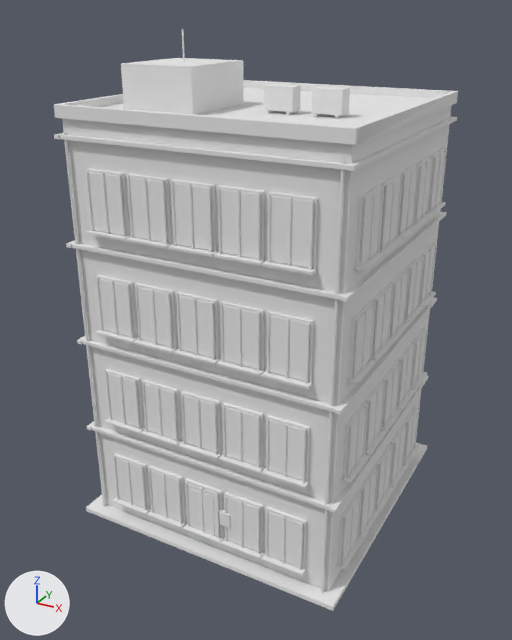
An edit to the OBJ model App/assets/buildings/commercial/office_001.obj, drawn before and after from the same camera.
Rendered twice from a camera (50 mm lens) standing at (9.56, -18.25, 15.06) and looking at (-0.15, -0.6, 6.24). The axes (+X, +Y, +Z) are drawn at lower left. The lights are the same throughout. The picture after the commit comes second. Where no turn or scale is listed for an object, it has been applied to the vertices. Vertices at exactly the same position are counted once.

The first picture shows 'office_001'.
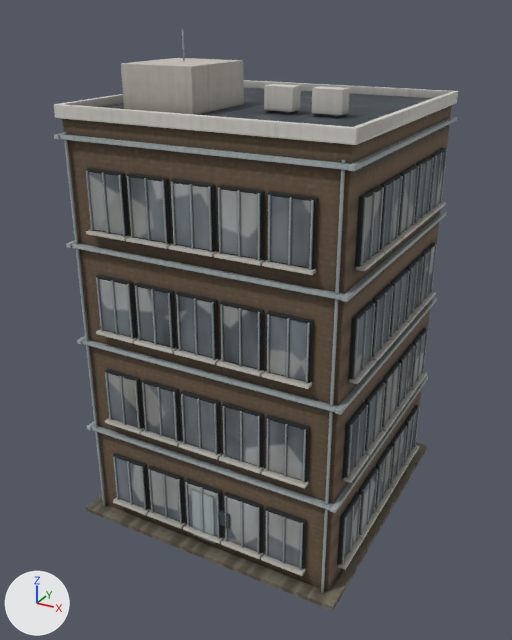
Patch to the scene script:
```diff
--- a/App/assets/buildings/commercial/office_001.obj.py
+++ b/App/assets/buildings/commercial/office_001.obj.py
@@ img_office_003_diffuse_png @@
+img_office_003_diffuse_png = load_image('office_003_diffuse.png', 'office_003_diffuse.png', 2048, 2048, 'sRGB')
@@ mat_office_003_baked @@
 mat_office_003_baked = principled_material('office_003_baked')
-mat_office_003_baked.base_color = (0.8, 0.8, 0.8)  # white #e7e7e7
-mat_office_003_baked.roughness = 1.0
+mat_office_003_baked.texture = img_office_003_diffuse_png
+mat_office_003_baked.roughness = 0.89
@@ me_office_001 @@
 me_office_001.from_pydata(...)  # 13010 vertices, 23910 faces; spans x -4.37..4.37, y -4.45..4.45, z 0.0..14.57
 # used by ob_office_001; location = (0.0, 0.0, 0.0)
+# me_office_001 part 1: texture (UV) coordinates of 23910 of 23910 faces, centred in x -4.37..4.37, y -4.45..4.45, z 0.0..14.57, changed; they spanned u 0.01..0.99, v 0.01..0.99 and now span u 0.0..0.99, v 0.0..0.99
 me_office_001.materials.append(mat_office_003_baked)
```

Pixel boxes [x1, y1, x2, y2] of what changed, in the pictures (512 x 640 px):
'office_001', surface changed (darker): [54, 29, 458, 611] in both
